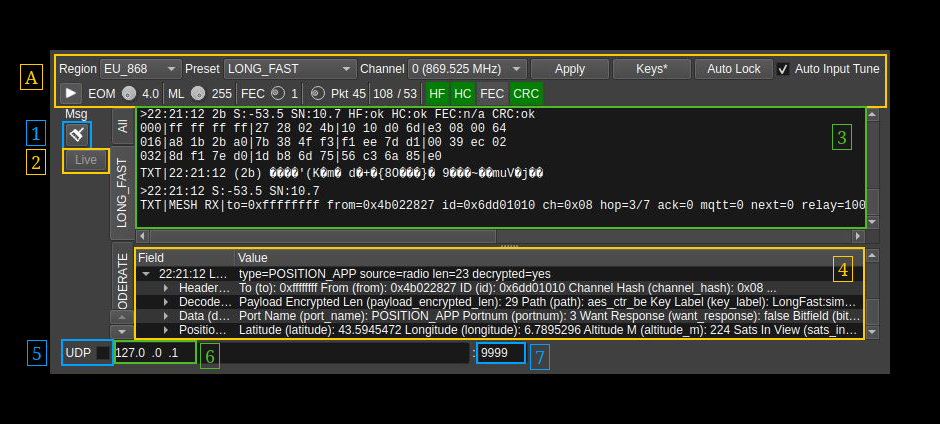
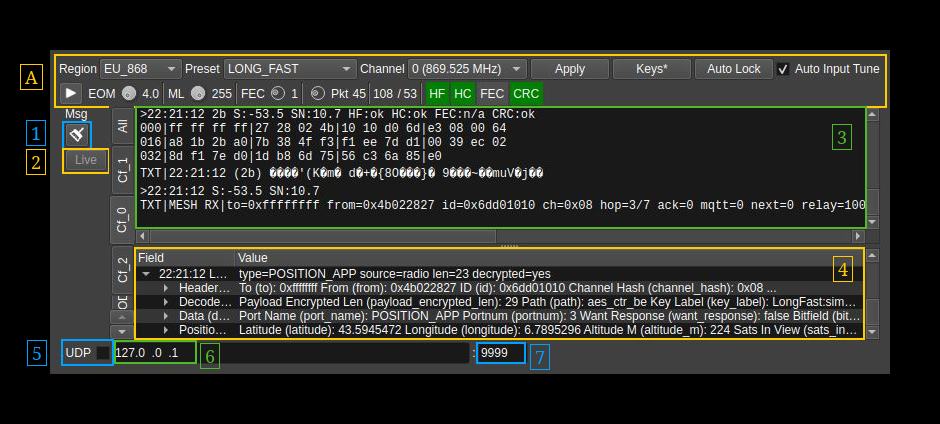
Comparing the layer stacks of the two 940x424 images. Changes:
added layer "Pasted Layer #1" above "7" over [109,106,134,296]
